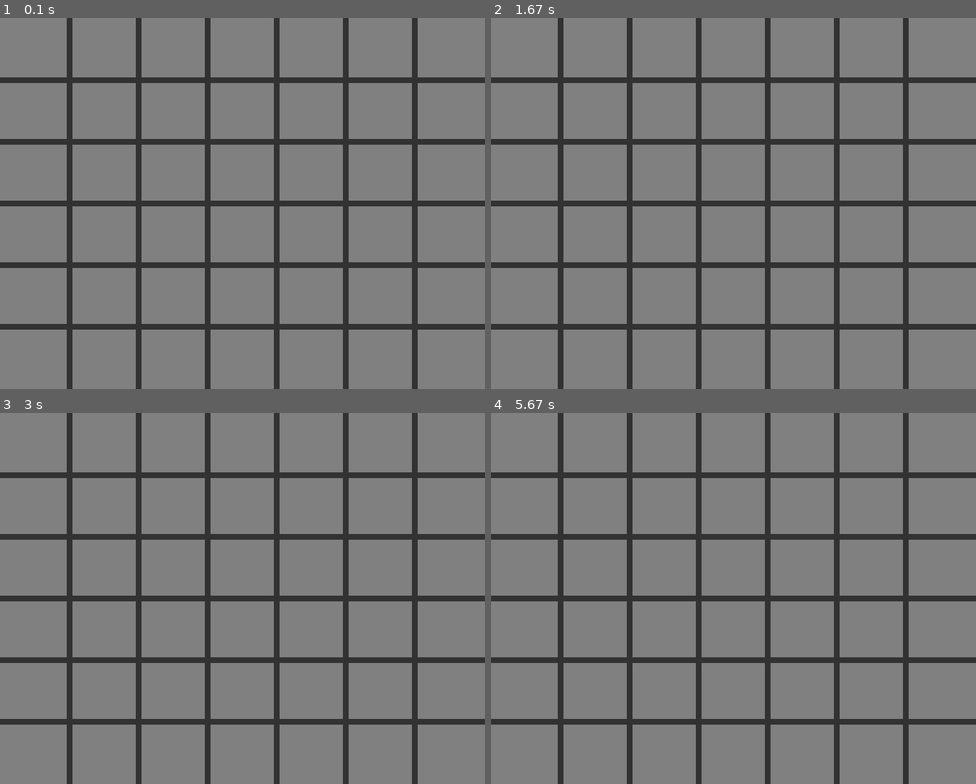
Above: before the commit, frames 1-4 (two rows, left to right).
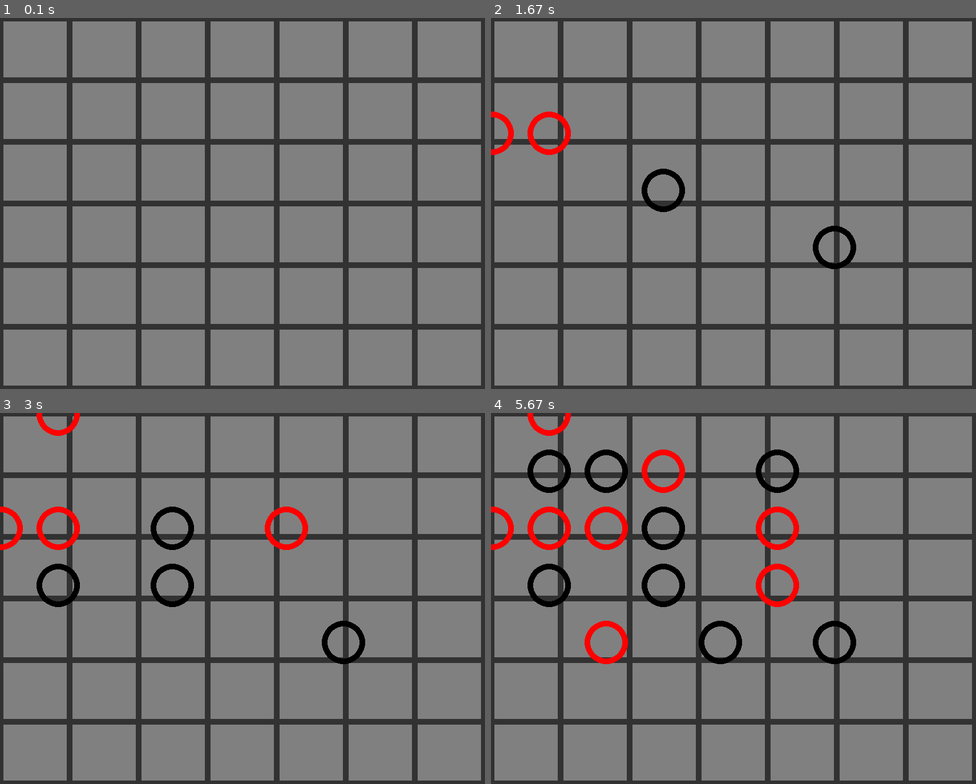
Above: after the commit, the same moments.

Repository: JustinThao/pygameTest
Game: pygame game, started from connectfour.py
Same seed, same stepped clock (60 frames per second), same inputs: the game is played once before the commit and once after it.
Inputs (mouse positions are in pixels of both pictures, inside the frame that each line leads up to):
- Up to frame 1 (0.1 s): no input
- Up to frame 2 (1.67 s): press the mouse at (738, 229) at 0.37 s; move the mouse to (675, 218) at 0.47 s; release the mouse at (617, 207) at 0.6 s; press the mouse at (738, 229) at 0.7 s; move the mouse to (825, 281) at 0.8 s; release the mouse at (912, 333) at 0.93 s; press the mouse at (738, 229) at 1.03 s; move the mouse to (646, 210) at 1.13 s; release the mouse at (558, 192) at 1.27 s; click (738, 244) at 1.38 s
- Up to frame 3 (3 s): press the mouse at (247, 639) at 1.7 s; move the mouse to (310, 602) at 1.8 s; release the mouse at (368, 565) at 1.93 s; press the mouse at (247, 639) at 2.03 s; move the mouse to (164, 635) at 2.13 s; release the mouse at (87, 635) at 2.27 s; press the mouse at (247, 639) at 2.37 s; move the mouse to (174, 553) at 2.47 s; release the mouse at (97, 472) at 2.6 s; click (261, 583) at 2.72 s
- Up to frame 4 (5.67 s): press the mouse at (752, 583) at 3.03 s; move the mouse to (811, 609) at 3.13 s; release the mouse at (864, 639) at 3.27 s; click (626, 531) at 3.38 s; click (685, 583) at 3.72 s; click (641, 509) at 4.05 s; press the mouse at (641, 509) at 4.37 s; move the mouse to (704, 524) at 4.47 s; release the mouse at (767, 539) at 4.6 s; press the mouse at (641, 509) at 4.7 s; move the mouse to (762, 513) at 4.8 s; release the mouse at (888, 513) at 4.93 s; press the mouse at (641, 509) at 5.03 s; move the mouse to (660, 609) at 5.13 s; release the mouse at (680, 709) at 5.27 s; press the mouse at (641, 509) at 5.37 s; move the mouse to (723, 620) at 5.47 s; release the mouse at (806, 728) at 5.6 s

The runs differ from the first frame. In frame 1, 3.1% of the frame differs, in the area x 0-100%, y 0-100%; in frame 2, 4.4%; in frame 3, 5.7%; in frame 4, 8.6%.

Commit message:
Update connectfour.py

Diff:
--- a/connectfour.py
+++ b/connectfour.py
@@ -26,10 +26,10 @@
     grid = (50, 50, 50)
     screen.fill(bg)
     #six rows for x-axis
-    for x in range(1,6):
+    for x in range(0, 7):
         pygame.draw.line(screen, grid, (0, x * 108), (screen_width, x * 108), line_width)
     #seven columns for y-axis
-    for x in range(1,7):
+    for x in range(0,8):
         pygame.draw.line(screen, grid, (x * 121, 0), (x * 121, screen_height), line_width)
 
 for x in range(7):
@@ -37,7 +37,7 @@
     markers.append(row)
 
 #markers for grid
-def draw_makers():
+def draw_markers():
     x_pos = 0
     for x in markers:
         y_pos = 0
@@ -45,7 +45,7 @@
             if y == 1:
                 pygame.draw.circle(screen, red, (x_pos * 100 + 2, y_pos * 100 + 2), 38, line_width)
             if y == -1:
-                pygame.draw.circle(screen, black, (x_pos * 100 + 2, y_pos * 100 + 2))
+                pygame.draw.circle(screen, black, (x_pos * 100 + 2, y_pos * 100 + 2), 38, line_width)
             y_pos += 1
         x_pos += 1
 
@@ -55,6 +55,7 @@
 while run:
 
     draw_grid()
+    draw_markers()
 
     #add event handlers
     for event in pygame.event.get():
@@ -69,8 +70,8 @@
             cell_y = pos[1]
             print(pos)
             print(markers)
-            if markers[cell_x // 108][cell_y // 121] == 0:
-                markers[cell_x // 108][cell_y // 121] = player
+            if markers[cell_x // 122][cell_y // 122] == 0:
+                markers[cell_x // 122][cell_y // 122] = player
                 player *= -1
 
 
